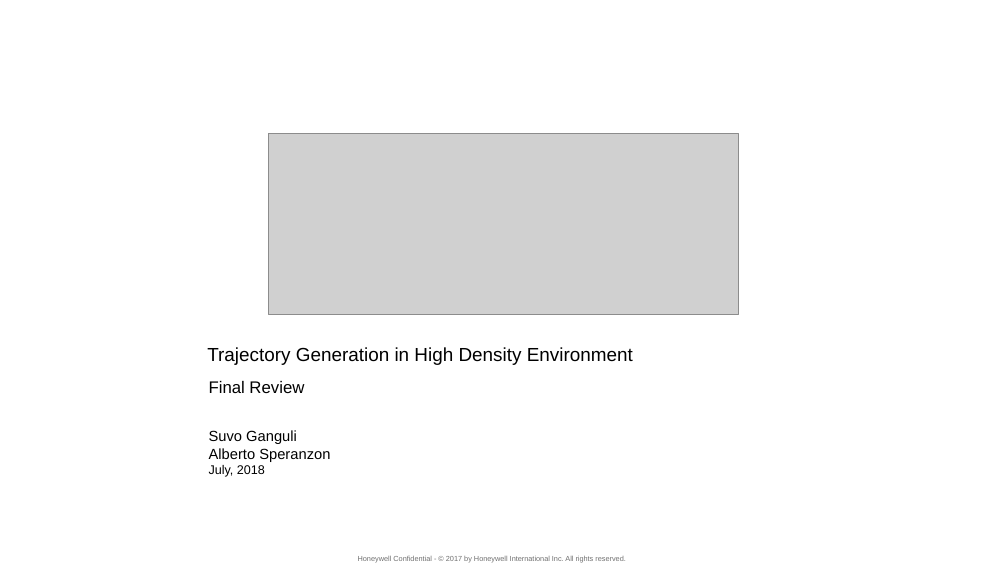
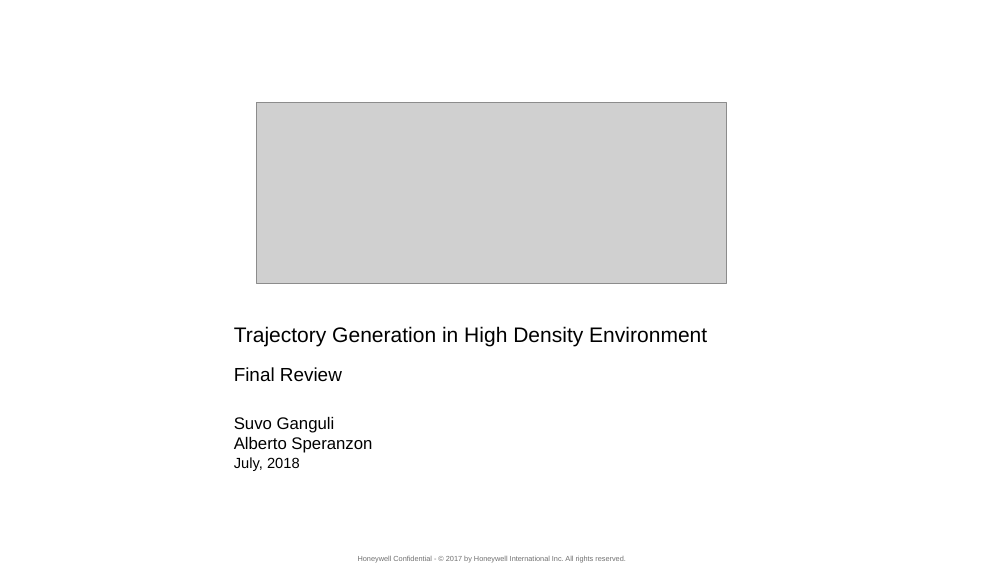
Before and after one commit to suvoganguli/TrajGen, a slide deck: slide 1 of slides/Final Review - Trajectory Generation.pptx. Drawn at 1008x567 pixels with LibreOffice and Linux fonts; fonts in the diff are those of the drawing; grey boxes stand for pictures; background and template pictures are left out. Boxes give left, top, right and bottom in pixels: in the first picture for what was removed or moved away, otherwise in the second. Text is boxed around its words. In the diff, an @@ line names an element or a change of style, - is before the commit and + after.

```diff
--- a/slides/Final Review - Trajectory Generation.pptx
+++ b/slides/Final Review - Trajectory Generation.pptx
@@ picture: place and size @@
-picture at [268, 134, 739, 314]
+picture at [257, 103, 727, 283]
@@ text "Trajectory Generation in High Density ...": place and size @@
-text "Trajectory Generation in High Density ..." at [207, 347, 633, 365]
+text "Trajectory Generation in High Density ..." at [234, 326, 707, 346]
@@ text "Trajectory Generation in High Density ..." at [234, 326, 707, 346]: size 18 to 20 pt @@
@@ text "Final Review": place and size @@
-text "Final Review" at [209, 381, 304, 393]
+text "Final Review" at [234, 367, 342, 382]
@@ text "Final Review" at [234, 367, 342, 382]: size 16 to 18 pt @@
@@ text "Suvo Ganguli": place and size @@
-text "Suvo Ganguli" at [209, 430, 330, 477]
+text "Suvo Ganguli" at [234, 417, 372, 471]
@@ text "Suvo Ganguli" at [234, 417, 372, 471]: size 14 to 16 pt in "Suvo Ganguli", "Alberto Speranzon"; size 12 to 14 pt in "July, 2018" @@
```
Also in this commit, not shown: 6 other slides changed, 2 slides added, 3 slides removed.
